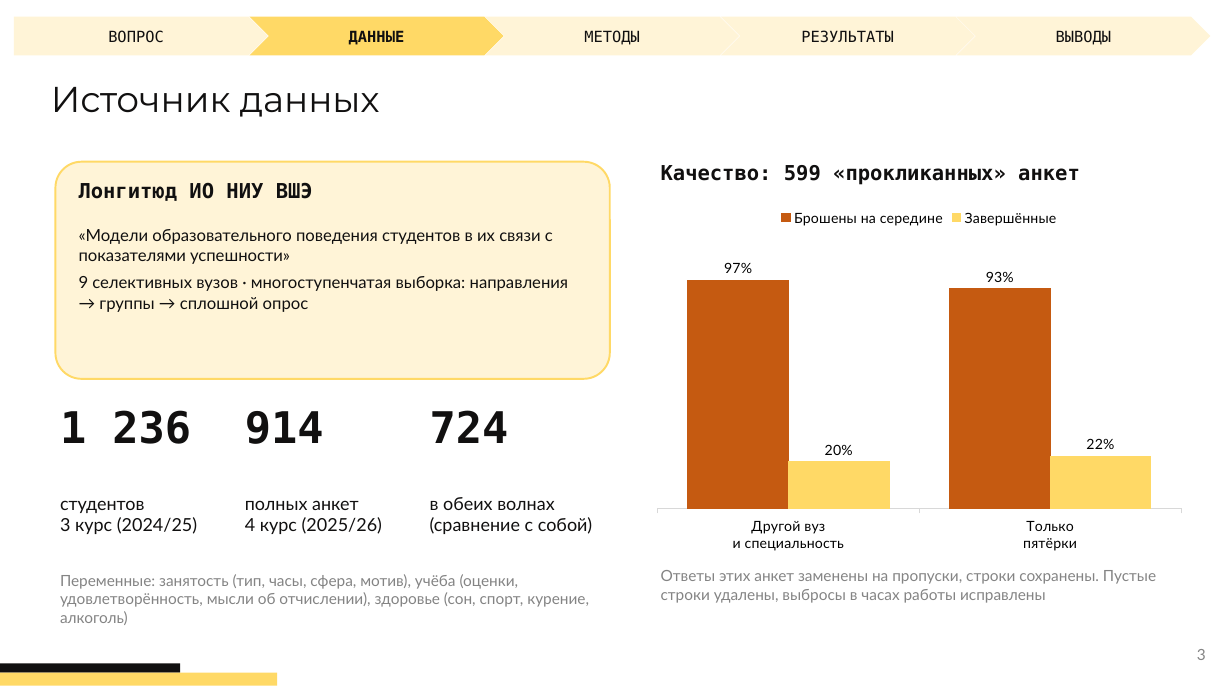
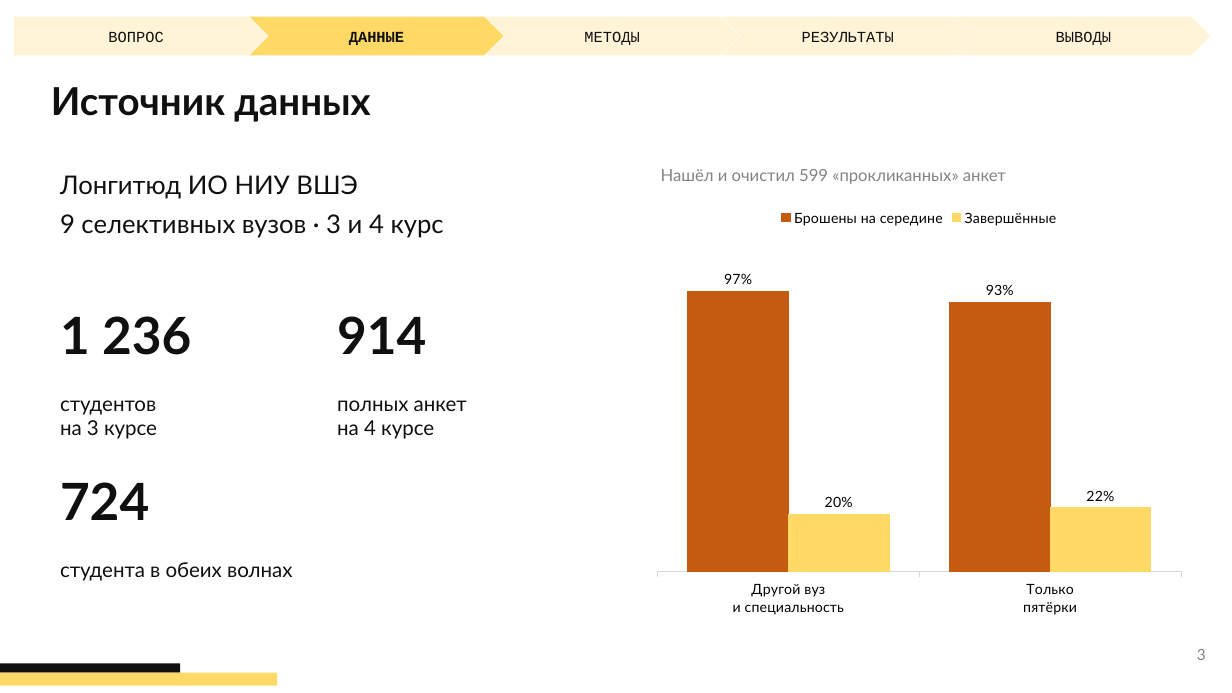
Before and after one commit to petushok08/Higher-Education-Research-Hackathon-2026, a slide deck: slide 3 of docs/Учёба_и_работа_презентация.pptx. Drawn at 1232x693 pixels with LibreOffice and Linux fonts; fonts in the diff are those of the drawing. Boxes give left, top, right and bottom in pixels: in the first picture for what was removed or moved away, otherwise in the second. Text is boxed around its words. In the diff, an @@ line names an element or a change of style, - is before the commit and + after.

Commit message:
Проверка гипотез, регрессия и итоговые выводы
- 7 гипотез: Манн–Уитни, хи-квадрат с V Крамера, Уилкоксон, поправка Бонферрони
- логистическая регрессия с контролем характеристик студента
- итоговый вывод, рекомендации и ограничения
- презентация: 10 слайдов
- README: результаты проекта

```diff
--- a/docs/Учёба_и_работа_презентация.pptx
+++ b/docs/Учёба_и_работа_презентация.pptx
@@ font DejaVu Sans Mono to Courier New in 5 elements at (14,17,268,55), (250,17,504,55), (485,17,739,55), (721,17,975,55), (957,17,1211,55) @@
@@ text "Источник данных" at (51,87,370,122): size 28 to 30 pt, font Montserrat to Lato, bold on @@
@@ text "Лонгитюд ИО НИУ ВШЭ": place and size @@
-text "Лонгитюд ИО НИУ ВШЭ" at (79,183,313,201)
+text "Лонгитюд ИО НИУ ВШЭ" at (60,175,444,238)
@@ rounded rectangle removed at (55,162,610,379) @@
@@ text at (60,175,358,199): size 16 to 20 pt, font DejaVu Sans Mono to Lato, bold off in "Лонгитюд ИО НИУ ВШЭ" @@
@@ text at (661,169,1006,184): text changed; size 16 to 13 pt; font DejaVu Sans Mono to Lato; text colour #111010 to #848484; bold off @@
-Качество: 599 «прокликанных» анкет
+Нашёл и очистил 599 «прокликанных» анкет
@@ column chart: place and size @@
-column chart at (647,199,1192,559)
+column chart at (647,199,1192,624)
@@ text at (60,214,444,238): paragraph added @@
+9 селективных вузов · 3 и 4 курс
@@ text "1 236": place and size @@
-text "1 236" at (60,410,191,444)
+text "1 236" at (60,316,191,355)
@@ size 34 to 40 pt, font DejaVu Sans Mono to Lato in 3 elements at (60,316,191,355), (60,482,149,520), (337,316,426,354) @@
@@ text "914": place and size @@
-text "914" at (245,411,324,444)
+text "914" at (337,316,426,354)
@@ text at (60,400,157,439): text changed; size 13 to 16 pt @@
-«Модели образовательного поведения студентов в их связи с показателями успешности»
-9 селективных вузов · многоступенчатая выборка: направления → группы → сплошной опрос
+студентов
+на 3 курсе
@@ text added at (337,400,467,439), 16 pt, text #111010 @@
+полных анкет
+на 4 курсе
@@ text "724": place and size @@
-text "724" at (430,410,509,443)
+text "724" at (60,482,149,520)
@@ text removed at (60,500,197,534) @@
-студентов
-3 курс (2024/25)
@@ text removed at (245,500,382,534) @@
-полных анкет
-4 курс (2025/26)
@@ text at (60,562,292,581): text changed; size 14 to 16 pt @@
-в обеих волнах
-(сравнение с собой)
+студента в обеих волнах
@@ text removed at (60,574,589,625) @@
-Переменные: занятость (тип, часы, сфера, мотив), учёба (оценки, удовлетворённость, мысли об отчислении), здоровье (сон, спорт, курение, алкоголь)
@@ text removed at (661,570,1156,603) @@
-Ответы этих анкет заменены на пропуски, строки сохранены. Пустые строки удалены, выбросы в часах работы исправлены
```
Also in this commit, not shown: 5 other slides changed, 4 slides added, 2 other files.
